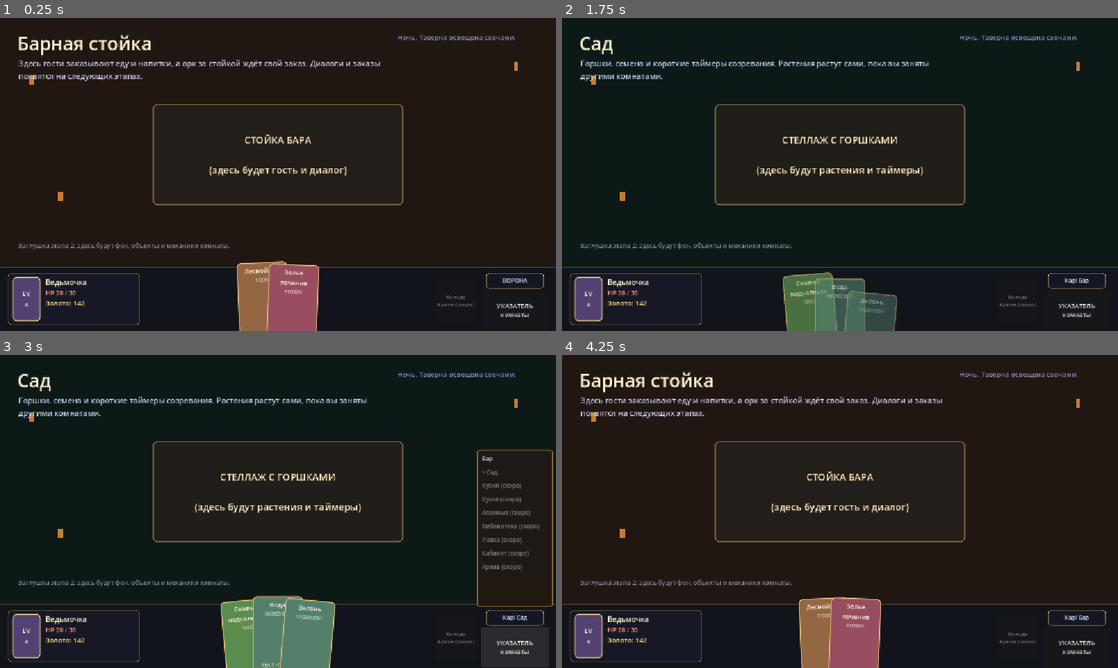
Above: before the commit, frames 1-4 (two rows, left to right).
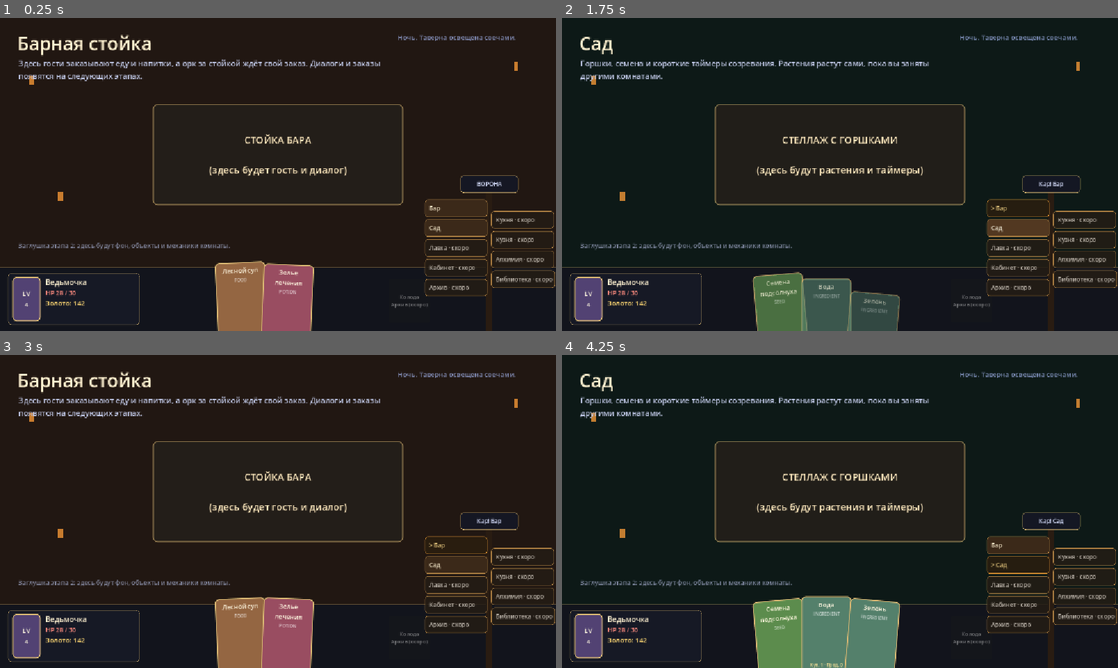
Above: after the commit, the same moments.

Repository: rust1722/eccg
Game: Godot game, scene res://scenes/main.tscn
The game is run twice, just before and just after one commit, with the same random seed, the same clock (stepped at 60 frames per second) and the same inputs.
Inputs (mouse positions are in pixels of both pictures, inside the frame that each line leads up to):
- Up to frame 1 (0.25 s): no input
- Up to frame 2 (1.75 s): click (1079, 309) at 0.5 s, where only the run before the commit has a clickable "УКАЗАТЕЛЬ комнаты"; click "Сад" at 1.25 s
- Up to frame 3 (3 s): click (455, 545) at 2 s, where only the run after the commit has a clickable "Бар"; click (517, 646) at 2.75 s, where only the run before the commit has a clickable "УКАЗАТЕЛЬ комнаты"
- Up to frame 4 (4.25 s): click "Бар" (after the commit: "Сад") at 3.5 s

The runs differ from the first frame. In frame 1, 4.7% of the frame differs, in the area x 38-100%, y 50-100%; in frame 2, 5.9%; in frame 3, 11%, in the area x 3-100%, y 5-100%; in frame 4, 11%.

Commit message:
Make signpost rooms always visible (one-click navigation)
Author rejected the expanding room list after testing Stage 2:
players move constantly, so opening a dropdown on every move
is extra friction. SignpostNav now shows all room planks at
all times, arranged like the author's example: regular rooms
in the left column, the four workshops as separate adjacent
planks in the right column, crow on top of the post.

Also: fan moved to its own zone between profile and deck so
the signpost cluster does not overlap cards, fan spacing
widened (cards were too overlapped to read), and seeding is
now idempotent so room hands cannot get duplicate cards.
DESIGN.md 6.3 and decision log updated; STAGE_2.md check
steps rewritten.

Co-authored-by: arena-agent <297053741+arena-agent@users.noreply.github.com>

Diff:
--- a/scenes/main.tscn
+++ b/scenes/main.tscn
@@ -42,13 +42,11 @@
 script = ExtResource("3_profile")
 
 [node name="HandUI" type="Control" parent="PersistentUI"]
-anchor_left = 0.5
 anchor_top = 1.0
-anchor_right = 0.5
 anchor_bottom = 1.0
-offset_left = -330.0
+offset_left = 290.0
 offset_top = -232.0
-offset_right = 330.0
+offset_right = 806.0
 mouse_filter = 1
 script = ExtResource("2_hand")
 
@@ -57,9 +55,9 @@
 anchor_top = 1.0
 anchor_right = 1.0
 anchor_bottom = 1.0
-offset_left = -250.0
+offset_left = -346.0
 offset_top = -108.0
-offset_right = -176.0
+offset_right = -284.0
 offset_bottom = -18.0
 theme_override_font_sizes/font_size = 11
 disabled = true
@@ -71,8 +69,8 @@
 anchor_top = 1.0
 anchor_right = 1.0
 anchor_bottom = 1.0
-offset_left = -164.0
-offset_top = -452.0
+offset_left = -276.0
+offset_top = -330.0
 offset_right = -8.0
 mouse_filter = 1
 script = ExtResource("4_signpost")
--- a/scripts/main.gd
+++ b/scripts/main.gd
@@ -30,6 +30,12 @@
 ## Стартовый набор: карты в Архив, а из него — по рукам комнат (A+).
 ## Запускается один раз на старте игры; сохранения появятся позже.
 func _seed_test_cards() -> void:
+	# Защита от повторного посева, если оболочку перезапустят в том же
+	# процессе: иначе в руки комнат лягут дубли карт.
+	if InventoryManager.get_archive_count("seed_sunflower") > 0:
+		print("[Stage2] seed skipped: archive already has cards")
+		return
+
 	var start_counts: Dictionary = {
 		"seed_sunflower": 3,
 		"water": 5,
--- a/scripts/ui/HandUI.gd
+++ b/scripts/ui/HandUI.gd
@@ -9,7 +9,7 @@
 ## руку комнаты из InventoryManager.room_hands.
 
 const CARD_SIZE := Vector2(104, 136)
-const FAN_WIDTH: float = 620.0
+const FAN_WIDTH: float = 500.0
 const SETTLED_Y: float = 84.0
 const HIDDEN_OFFSET_Y: float = 210.0
 
@@ -46,7 +46,7 @@
 		view.size = view_size
 		view.pivot_offset = view_size * 0.5
 		var offset_from_center := float(i) - float(count - 1) * 0.5
-		var spacing := 62.0
+		var spacing := 96.0
 		if count > 1:
 			spacing = minf(spacing, (FAN_WIDTH - CARD_SIZE.x) / float(count - 1))
 		var target := Vector2(
--- a/scripts/ui/SignpostNav.gd
+++ b/scripts/ui/SignpostNav.gd
@@ -1,57 +1,44 @@
 extends Control
 ## Дорожный указатель с вороной — навигация по комнатам (DESIGN.md §6.3).
 ##
-## В обычном состоянии в правом нижнем углу виден только указатель
-## с вороной. По клику он раскрывается: по одной дощечке на комнату.
-## Мастерские идут отдельными дощечками подряд. Комнаты без сцены
+## Все дощечки видны ВСЕГДА, без раскрывающегося списка: игрок ходит
+## между комнатами постоянно, поэтому переход — в один клик.
+## Слева столбец обычных комнат, справа отдельным столбцом четыре
+## мастерские (каждая своей дощечкой, но рядом). Комнаты без сцены
 ## пока выключены с пометкой "скоро".
-## Сами переходы выполняет RoomManager.go_to_room().
+## Указатель — часть постоянной нижней полосы оболочки и накладывается
+## на любую комнату; сами переходы выполняет RoomManager.go_to_room().
 
-var _planks_panel: PanelContainer
+const LEFT_COLUMN: Array[String] = ["bar", "garden", "shop", "cabinet", "archive"]
+const RIGHT_COLUMN: Array[String] = ["kitchen", "forge", "alchemy", "library"]
+const PLANK_SIZE := Vector2(130, 36)
+
 var _crow_label: Label
-var _post_button: Button
 var _buttons: Dictionary = {}
-var _expanded: bool = false
 
 
 func _ready() -> void:
 	mouse_filter = Control.MOUSE_FILTER_IGNORE
 
-	_planks_panel = PanelContainer.new()
-	_planks_panel.position = Vector2(0, 0)
-	_planks_panel.size = Vector2(158, 326)
-	_planks_panel.visible = false
-	var panel_style := StyleBoxFlat.new()
-	panel_style.bg_color = Color(0.13, 0.10, 0.07, 0.95)
-	panel_style.set_border_width_all(2)
-	panel_style.border_color = Color(0.55, 0.40, 0.22)
-	panel_style.set_corner_radius_all(6)
-	panel_style.content_margin_left = 6
-	panel_style.content_margin_right = 6
-	panel_style.content_margin_top = 6
-	panel_style.content_margin_bottom = 6
-	_planks_panel.add_theme_stylebox_override("panel", panel_style)
-	add_child(_planks_panel)
+	# Столб указателя по центру между столбцами дощечек.
+	var pole := ColorRect.new()
+	pole.color = Color(0.16, 0.11, 0.07)
+	pole.position = Vector2(132, 42)
+	pole.size = Vector2(12, 288)
+	pole.mouse_filter = Control.MOUSE_FILTER_IGNORE
+	add_child(pole)
 
-	var vbox := VBoxContainer.new()
-	vbox.add_theme_constant_override("separation", 3)
-	_planks_panel.add_child(vbox)
+	_make_plank_column(LEFT_COLUMN, Vector2(4, 58))
+	_make_plank_column(RIGHT_COLUMN, Vector2(142, 82))
 
-	for room_id in RoomManager.get_room_ids():
-		var button := Button.new()
-		button.alignment = HORIZONTAL_ALIGNMENT_LEFT
-		button.add_theme_font_size_override("font_size", 12)
-		button.pressed.connect(_on_plank_pressed.bind(String(room_id)))
-		vbox.add_child(button)
-		_buttons[String(room_id)] = button
-
+	# Ворона сидит сверху на указателе.
 	var crow_panel := PanelContainer.new()
-	crow_panel.position = Vector2(19, 332)
-	crow_panel.size = Vector2(120, 32)
+	crow_panel.position = Vector2(78, 8)
+	crow_panel.size = Vector2(120, 36)
 	var crow_style := StyleBoxFlat.new()
 	crow_style.bg_color = Color(0.08, 0.09, 0.14, 0.95)
 	crow_style.set_border_width_all(1)
-	crow_style.border_color = Color(0.85, 0.72, 0.45, 0.6)
+	crow_style.border_color = Color(0.85, 0.72, 0.45, 0.7)
 	crow_style.set_corner_radius_all(6)
 	crow_panel.add_theme_stylebox_override("panel", crow_style)
 	add_child(crow_panel)
@@ -64,28 +51,42 @@
 	_crow_label.add_theme_color_override("font_color", Color(0.85, 0.88, 1))
 	crow_panel.add_child(_crow_label)
 
-	_post_button = Button.new()
-	_post_button.position = Vector2(9, 368)
-	_post_button.size = Vector2(140, 82)
-	_post_button.text = "УКАЗАТЕЛЬ\nкомнаты"
-	_post_button.add_theme_font_size_override("font_size", 13)
-	_post_button.pressed.connect(_on_post_pressed)
-	add_child(_post_button)
-
 	RoomManager.room_changed.connect(_on_room_changed)
 	_refresh()
 
 
-func _on_post_pressed() -> void:
-	_expanded = not _expanded
-	_planks_panel.visible = _expanded
-	if _expanded:
-		_refresh()
+func _make_plank_column(room_ids: Array[String], start_position: Vector2) -> void:
+	for i in room_ids.size():
+		var room_id := room_ids[i]
+		var button := Button.new()
+		button.position = start_position + Vector2(0, i * 41)
+		button.size = PLANK_SIZE
+		button.alignment = HORIZONTAL_ALIGNMENT_LEFT
+		button.add_theme_font_size_override("font_size", 12)
+		button.add_theme_stylebox_override("normal", _plank_style(Color(0.23, 0.16, 0.10)))
+		button.add_theme_stylebox_override("hover", _plank_style(Color(0.32, 0.22, 0.13)))
+		button.add_theme_stylebox_override("pressed", _plank_style(Color(0.42, 0.30, 0.14)))
+		button.add_theme_stylebox_override("disabled", _plank_style(Color(0.14, 0.11, 0.08, 0.85)))
+		button.add_theme_color_override("font_color", Color(1, 0.95, 0.82))
+		button.add_theme_color_override("font_hover_color", Color(1, 0.98, 0.9))
+		button.add_theme_color_override("font_disabled_color", Color(0.75, 0.72, 0.68))
+		button.pressed.connect(_on_plank_pressed.bind(room_id))
+		add_child(button)
+		_buttons[room_id] = button
+
+
+func _plank_style(bg_color: Color) -> StyleBoxFlat:
+	var style := StyleBoxFlat.new()
+	style.bg_color = bg_color
+	style.set_border_width_all(1)
+	style.border_color = Color(0.65, 0.48, 0.25)
+	style.set_corner_radius_all(6)
+	style.content_margin_left = 9
+	style.content_margin_right = 6
+	return style
 
 
 func _on_plank_pressed(room_id: String) -> void:
-	_expanded = false
-	_planks_panel.visible = false
 	RoomManager.go_to_room(room_id)
 
 
@@ -101,8 +102,9 @@
 		var implemented: bool = RoomManager.is_room_implemented(room_id)
 		var is_current: bool = room_id == RoomManager.current_room_id
 		button.disabled = not implemented or is_current or RoomManager.is_transitioning()
+		button.modulate = Color(1.2, 1.08, 0.72) if is_current else Color.WHITE
 		var prefix := "> " if is_current else ""
-		var suffix := "" if implemented else " (скоро)"
+		var suffix := "" if implemented else " · скоро"
 		button.text = prefix + RoomManager.get_room_title(room_id) + suffix
 	if RoomManager.current_room_id == "":
 		_crow_label.text = "ВОРОНА"
Not shown, changed: docs/DESIGN.md
Not shown, changed: docs/STAGE_2.md
